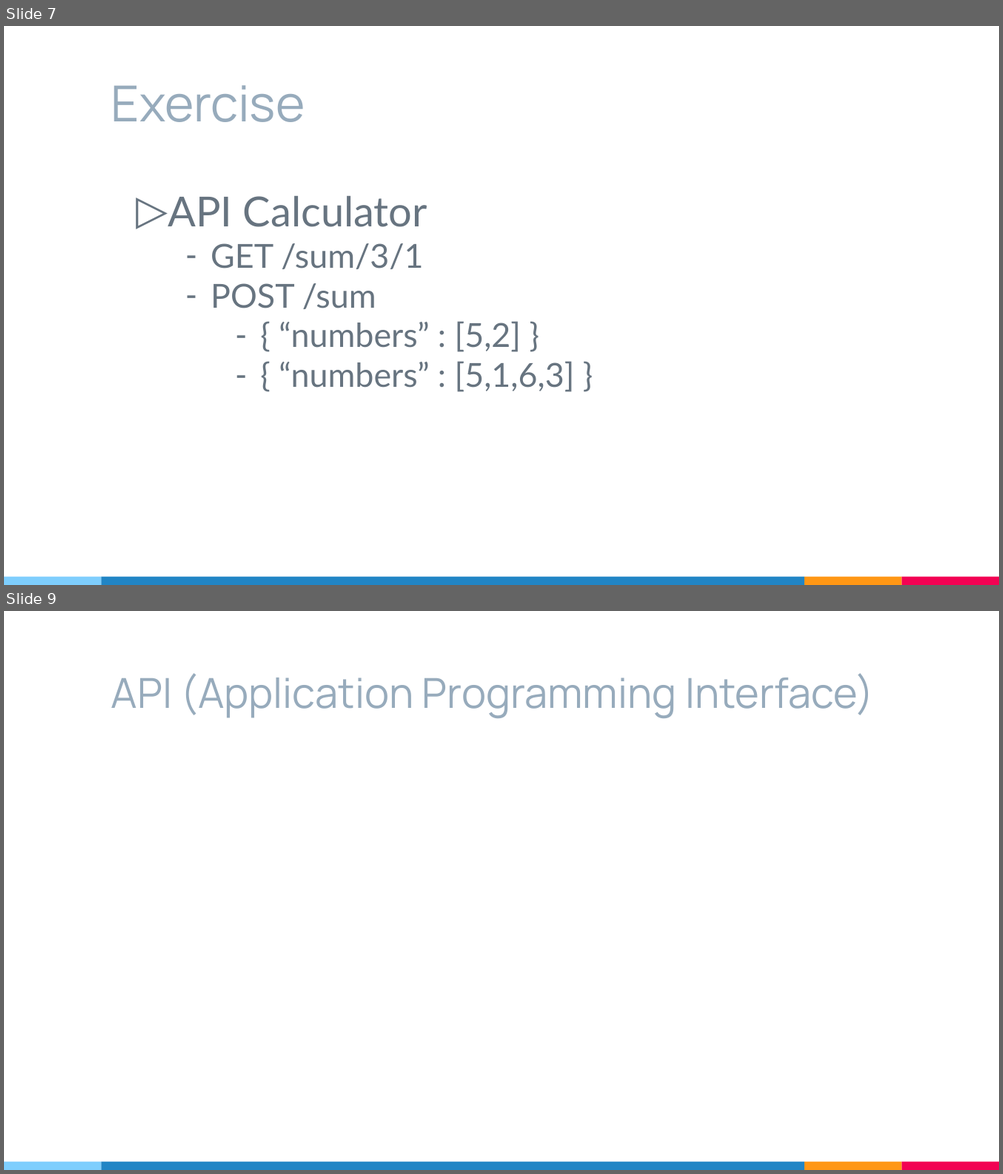
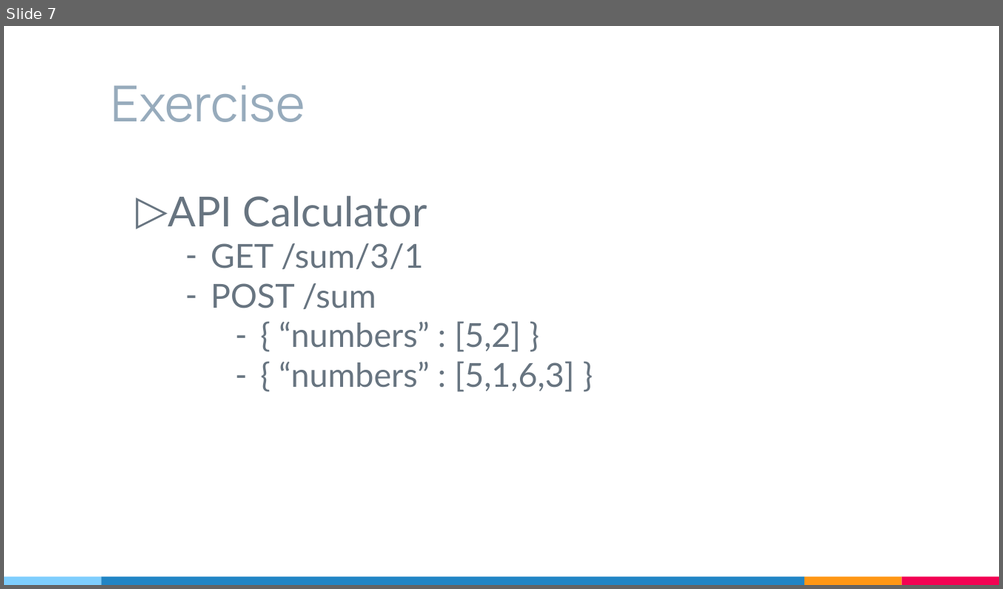
Before and after one commit to MasTerXP/tornado_tdc_example, a slide deck: Helloworld Tornado.pptx. Shown one above the other, each under a label of ours: slides 7 and 9 before the commit, slide 7 after it; the slides between them are not shown. The pictures are 1003x1174 and 1003x589 pixels, drawn with LibreOffice and Linux fonts; fonts in the diff are those of the drawing. Boxes give left, top, right and bottom in pixels: in the first picture for what was removed or moved away, otherwise in the second. Text is boxed around its words. In the diff, an @@ line names an element or a change of style, - is before the commit and + after.

```diff
--- a/Helloworld Tornado.pptx
+++ b/Helloworld Tornado.pptx
@@ slide 9 removed at bbox=[4, 611, 999, 1170], background #FFFFFF; not listed: 4 template elements that a slide beside it also shows @@
@@ title removed at bbox=[111, 673, 874, 718] @@
-API (Application Programming Interface)
```
Also in this commit, not shown: 3 slides added, 2 other slides removed, 9 other files.
